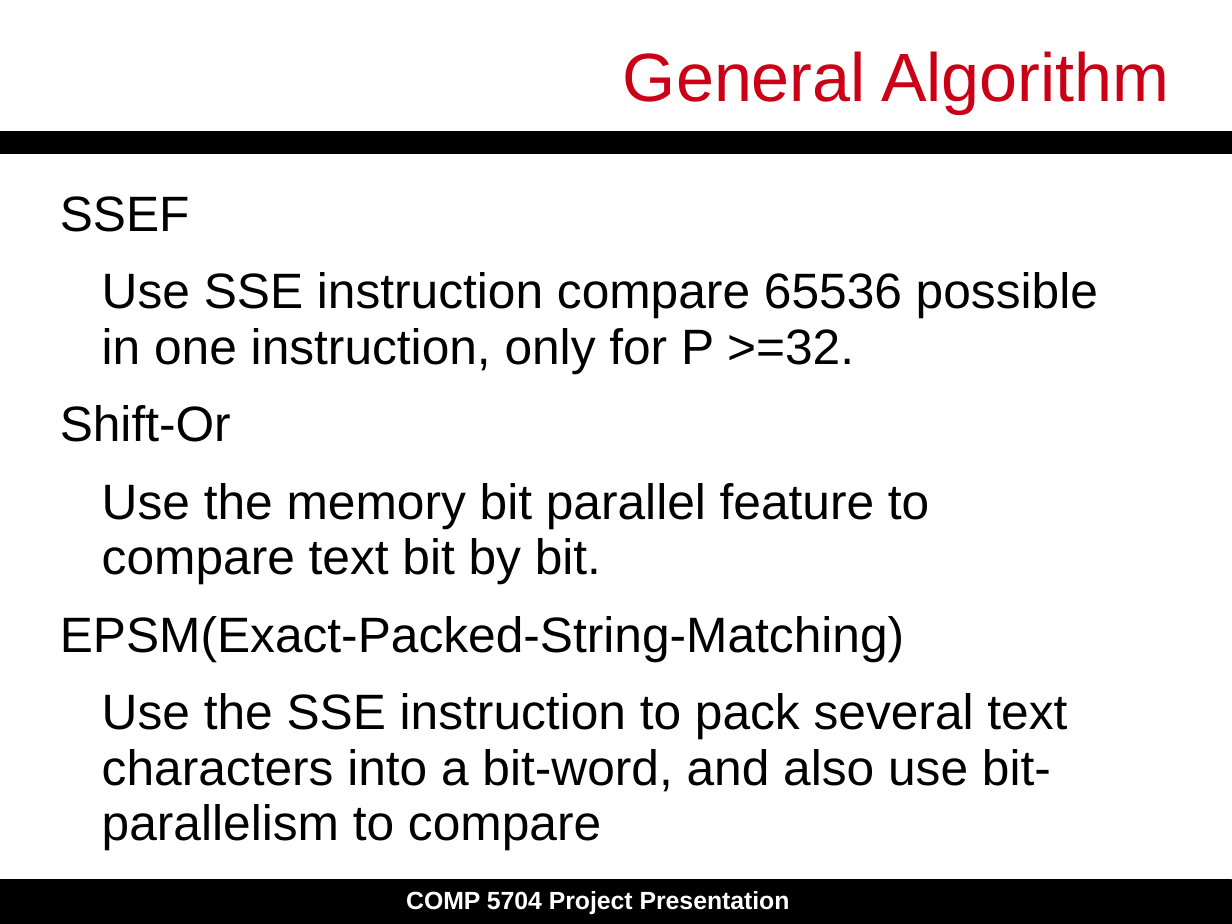
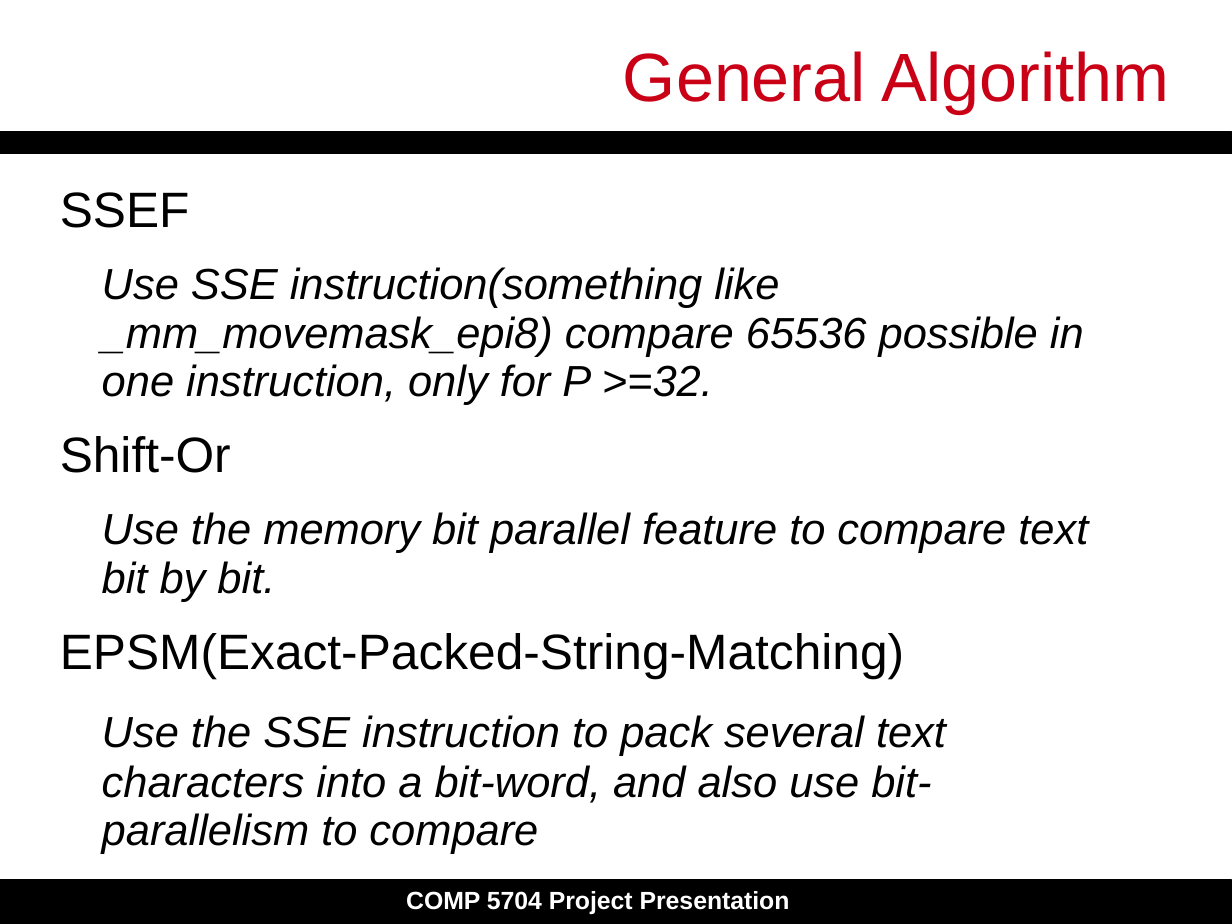
Before and after one commit to dengyull/COMP5704-project, a slide deck: slide 12 of Final_Presentation.pptx. Drawn at 1232x924 pixels with LibreOffice and Linux fonts; fonts in the diff are those of the drawing. Boxes give left, top, right and bottom in pixels: in the first picture for what was removed or moved away, otherwise in the second. Text is boxed around its words. In the diff, an @@ line names an element or a change of style, - is before the commit and + after.

```diff
--- a/Final_Presentation.pptx
+++ b/Final_Presentation.pptx
@@ subtitle at (102, 267, 1084, 405): text changed; size 32 to 28 pt; italic on @@
-Use SSE instruction compare 65536 possible in one instruction, only for P >=32.
+Use SSE instruction(something like _mm_movemask_epi8) compare 65536 possible in one instruction, only for P >=32.
@@ subtitle at (102, 512, 1088, 854): size 32 to 28 pt, italic on in "Use the memory bit parallel feature to ...", "Use the SSE instruction to pack several ..." @@
```
Also in this commit, not shown: 8 other slides changed.
